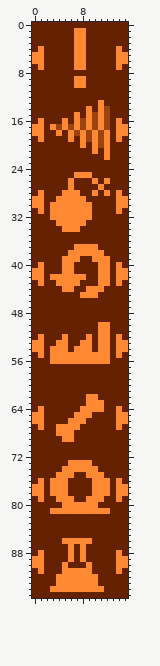
Sprite sheet: _res/mode_icons.png. The picture above was drawn from the file before the commit.
The file is 16x96 pixels.
The result:
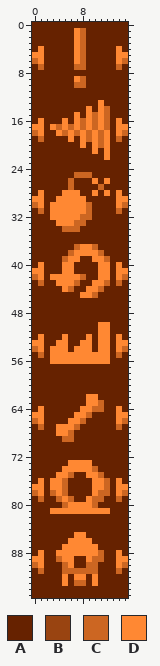
Palette (. is transparent): A #662200  B #994411  C #cc6622  D #ff8833
The author wrote: improve fast travel menu icons
Changes in this commit:
y 1..5: x 8 D -> C
y 6: x 0 D -> C; x 8 D -> C; x 15 D -> C
y 7: x 1 D -> C; x 7..8 DD -> CC; x 14 D -> C
y 9: x 8 D -> C
y 10: x 7..8 DD -> CC
y 14: x 12 B -> C
y 15: x 10 B -> C; x 12 B -> C
y 16: x 8 B -> C; x 10 B -> C; x 12 B -> C
y 17: x 4 B -> C; x 6 B -> C; x 8 B -> C; x 10 B -> C; x 12 B -> C
y 18: x 0 D -> C; x 5 A -> C; x 7 B -> C; x 9 B -> C; x 11 B -> C; x 15 D -> C
y 19: x 1 D -> C; x 9 B -> C; x 11 B -> C; x 14 D -> C
y 20: x 11 B -> C
y 25: x 7..9 DDD -> CCC
y 26: x 6 D -> C
y 27: x 6 D -> C; x 11 D -> C
y 30: x 0 D -> C; x 9 D -> C; x 15 D -> C
y 31: x 1 D -> C; x 9 D -> C; x 14 D -> C
y 32: x 8..9 DD -> CC
y 33: x 7..8 DD -> CC
y 34: x 5..7 DDD -> CCC
y 37: x 7 D -> C; x 10 D -> C
y 38: x 6 D -> C; x 11 D -> C
y 39: x 5 D -> C; x 12 D -> C
y 42: x 0 D -> C; x 8 D -> C; x 15 D -> C
y 43: x 1 D -> C; x 7 D -> C; x 10 A -> D; x 12 D -> C; x 14 D -> C
y 44: x 6 D -> C; x 11 D -> C
y 45: x 10 D -> C
y 54: x 0 D -> C; x 15 D -> C
y 55: x 1 D -> C; x 14 D -> C
y 63: x 11 D -> C
y 64: x 10..11 DD -> CC
y 65: x 9 D -> C
y 66: x 0 D -> C; x 8 D -> C; x 15 D -> C
y 67: x 1 D -> C; x 7 D -> C; x 14 D -> C
y 68: x 6 D -> C
y 69: x 5..6 DD -> CC
y 74: x 10 D -> C
y 75: x 6 D -> C; x 11 D -> C
y 76..77: x 5 D -> C; x 12 D -> C
y 78: x 0 D -> C; x 3 D -> C; x 5 D -> C; x 11..12 DD -> CC; x 15 D -> C
y 79: x 1 D -> C; x 4 D -> C; x 6 D -> C; x 10..11 DD -> CC; x 14 D -> C
y 80: x 5 D -> C; x 10 D -> C
y 85: x 7..8 AA -> DD
y 86: x 5 D -> A
y 87: x 5 A -> D; x 7 A -> D; x 9..10 AA -> DD
y 88: x 4..5 AA -> DD; x 7 A -> D; x 9..11 AAA -> DDC
y 89: x 4..5 AA -> CD; x 8..11 DAAA -> ADCC
y 90: x 0 D -> C; x 5..6 DA -> CD; x 9..10 DA -> CC; x 15 D -> C
y 91: x 1 D -> C; x 5..10 DDDDDA -> CCCCCC; x 14 D -> C
y 92: x 4 D -> A; x 6 D -> A; x 9 D -> A
y 93: x 4 D -> A; x 6..9 DDDD -> ACCA
y 94: x 3..11 DDDDDDDDD -> AAAAAAAAA
